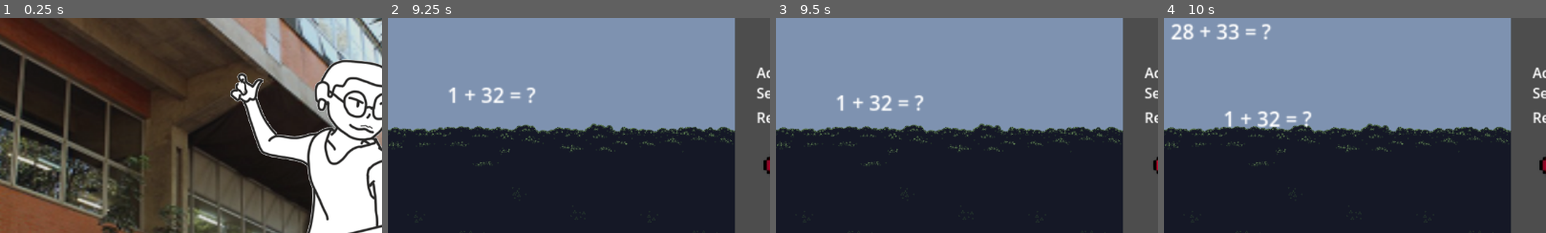
Above: before the commit, frames 1-4 (left to right).
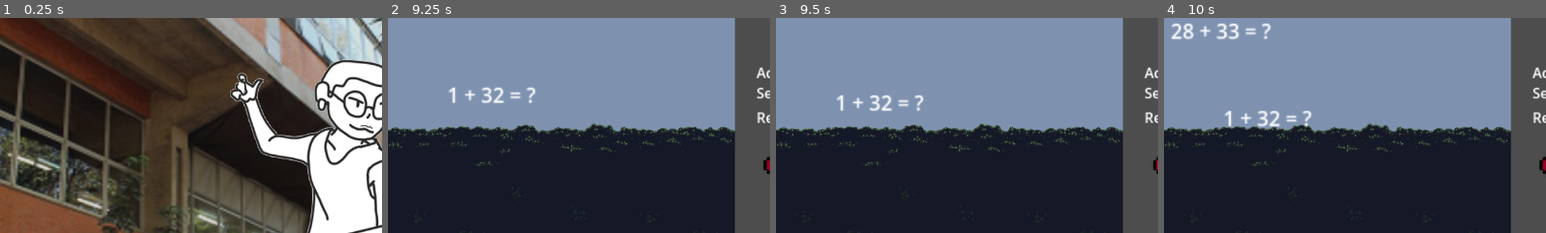
Above: after the commit, the same moments.

Repository: CaFranca/Johnrney_MAT-C
Game: Godot game, scene res://scenes/menu/main_menu.tscn
Two runs of this game, one before a commit and one after it. Both use one fixed random seed, a clock stepped at 60 frames per second and the inputs below. Sound files missing from this copy of the repository are replaced by a short silence.
Inputs (mouse positions are % of the whole screen's width and height, from its top left):
- Up to frame 1 (0.25 s): no input
- Up to frame 2 (9.25 s): tap Enter at 0.5 s; move the mouse to (72, 45) at 0.52 s; hold D 0.53-1.25 s; tap W at 0.77, 2.27, 9.02 s; click "Iniciar" at 1.25 s; move the mouse to (30, 55) at 2.02 s; hold D 2.03-2.75 s; click "Normal" at 2.75 s; click (82, 52) at 3.52 s; type "12" at 3.6 s; click "Reiniciar" at 4.25 s; click (82, 52) at 5.02 s; type "12" at 5.1 s; click "Reiniciar" at 5.75 s; click "Reiniciar" at 6.5 s; click (82, 52) at 7.27 s; type "12" at 7.35 s; move the mouse to (60, 28) at 8.02 s; hold A 8.03-8.78 s; move the mouse to (45, 70) at 8.77 s; hold D from 8.78 s (still down)
- Up to frame 3 (9.5 s): keep holding D
- Up to frame 4 (10 s): keep holding D; move the mouse to (80, 65) at 9.52 s; tap W at 9.77 s
The pictures show only the part of the screen within x 19-69%, y 0-50%; the shares and areas given below are measured in that part.

Frames 1-3 are identical in both runs. In frame 4, 0.4% of the frame differs, in the area x 2-39%, y 2-51%.

Commit message:
Dificuldades corrigidas

Diff:
--- a/Johnrney/scripts/gameplay/FallingQuestion.gd
+++ b/Johnrney/scripts/gameplay/FallingQuestion.gd
@@ -5,27 +5,31 @@
 
 var answered = false
 
-static var DEFAULT_SPEED = 50
+static var DEFAULT_SPEED
 var MAX_SPEED = 300.0
 var SPEED_INCREMENT = 2
-
-func set_difficulty(difficulty:String):
-	match (difficulty):
-		"normal":
-			print("dificuldade:", difficulty)
-		"hard":
-			print("dificuldade:", difficulty)
-			DEFAULT_SPEED = 100
-			MAX_SPEED = 600.0
-			SPEED_INCREMENT = 5
-
 signal question_failed
-
 @onready var label = $pergunta
 @onready var collision_shape = $Answerhitbox
 
 # Velocidade compartilhada para próximas perguntas
 static var speed = DEFAULT_SPEED
+
+func set_difficulty(difficulty:String):
+	match (difficulty):
+		"normal":
+			DEFAULT_SPEED = 50
+			MAX_SPEED = 300.0
+			SPEED_INCREMENT = 2
+		"hard":
+			DEFAULT_SPEED = 100
+			MAX_SPEED = 600.0
+			SPEED_INCREMENT = 5
+		_:
+			print("Dificuldade não encontrada:",difficulty)
+	speed = DEFAULT_SPEED
+	print("Dificuldade encontrada:",difficulty)
+
 
 func _ready():
 	if question != "":
